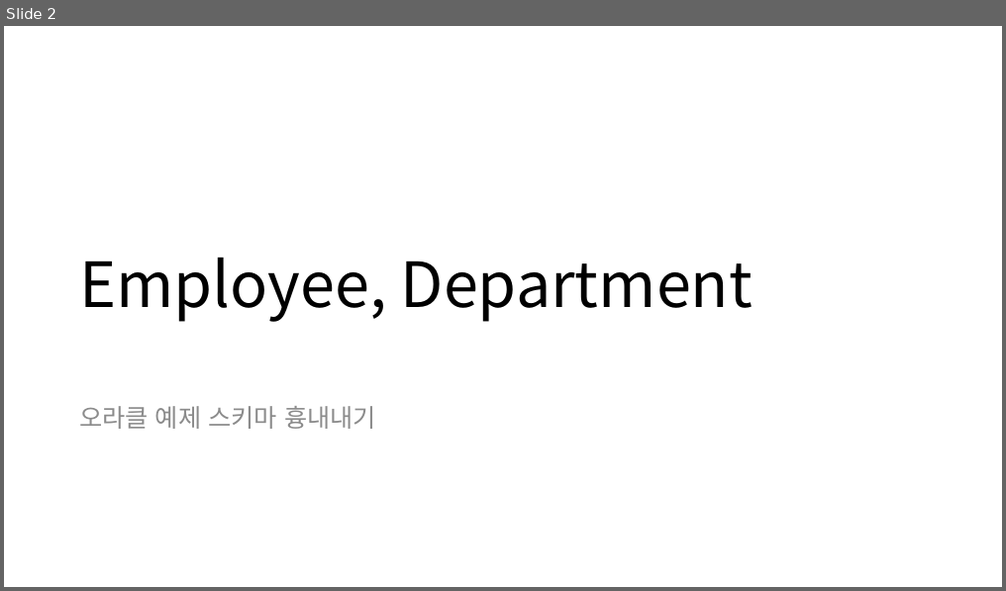
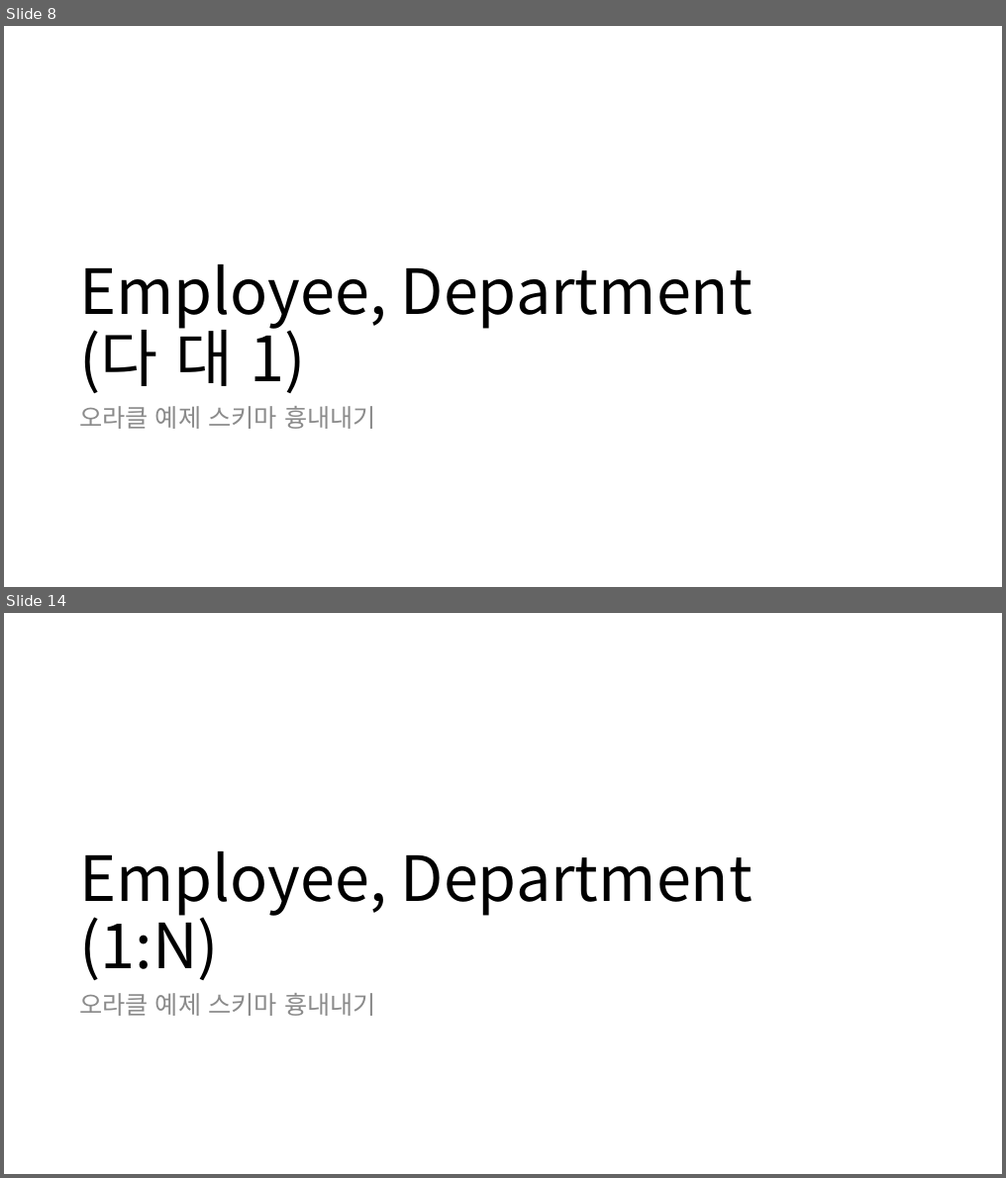
Before and after one commit to soon-good/study_archives, a slide deck: java/JPA/매핑관계_연습.pptx. Shown one above the other, each under a label of ours: slide 2 before the commit, slides 8 and 14 after it; the slides between them are not shown. The pictures are 1006x591 and 1006x1178 pixels, drawn with LibreOffice and Linux fonts; fonts in the diff are those of the drawing. Boxes give left, top, right and bottom in pixels: in the first picture for what was removed or moved away, otherwise in the second. Text is boxed around its words. In the diff, an @@ line names an element or a change of style, - is before the commit and + after.

Commit message:
JPA BASIC : 엔티티 매핑 4종류 요약본 : N:1 매핑 (Many To One) 단방향 예제 추가 : 스프링 Data JPA 확장기능 : 쿼리메소드 기능 : 엔티티 매핑 테스트 정리문서

```diff
--- a/java/JPA/매핑관계_연습.pptx
+++ b/java/JPA/매핑관계_연습.pptx
@@ slide 14 added at box(4, 613, 1002, 1174), background #FFFFFF @@
@@ title added at box(79, 852, 752, 980), 60 pt, text #000000 @@
+Employee, Department
+(1:N)
@@ text added at box(79, 993, 376, 1016), 24 pt, text #8C8C8C @@
+오라클 예제 스키마 흉내내기
@@ what was slide 2 is now slide 8 @@
@@ slide 8 changed as well @@
@@ title at box(79, 265, 752, 393): text changed @@
-Employee, Department
+Employee, Department
+(다 대 1)
```
Also in this commit, not shown: 1 other slide changed, 36 other slides added, 38 other files.
